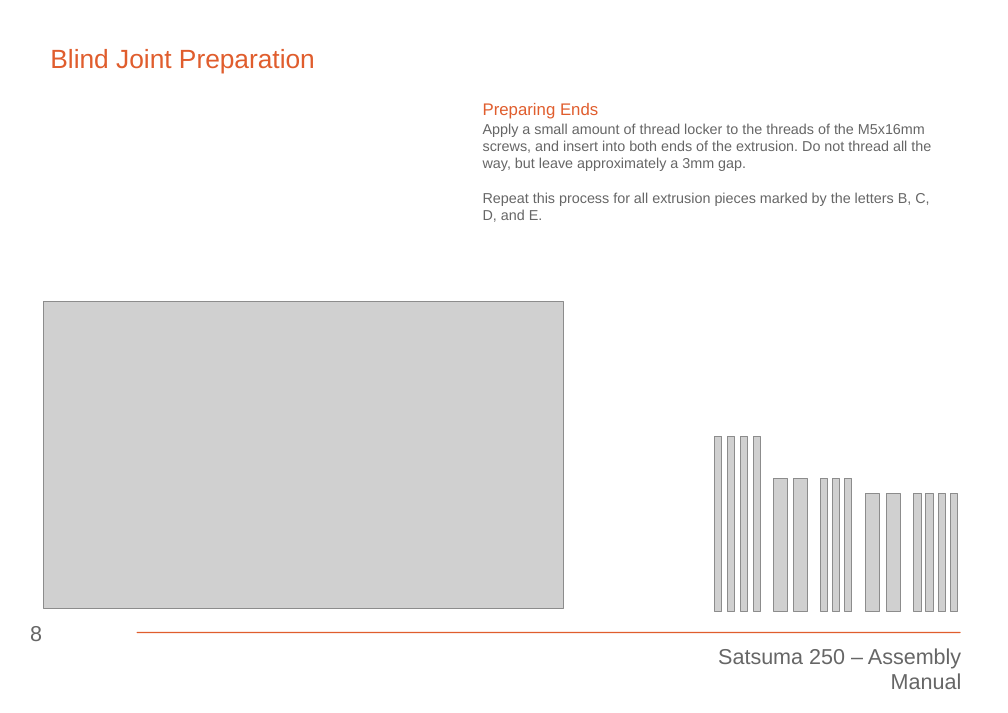
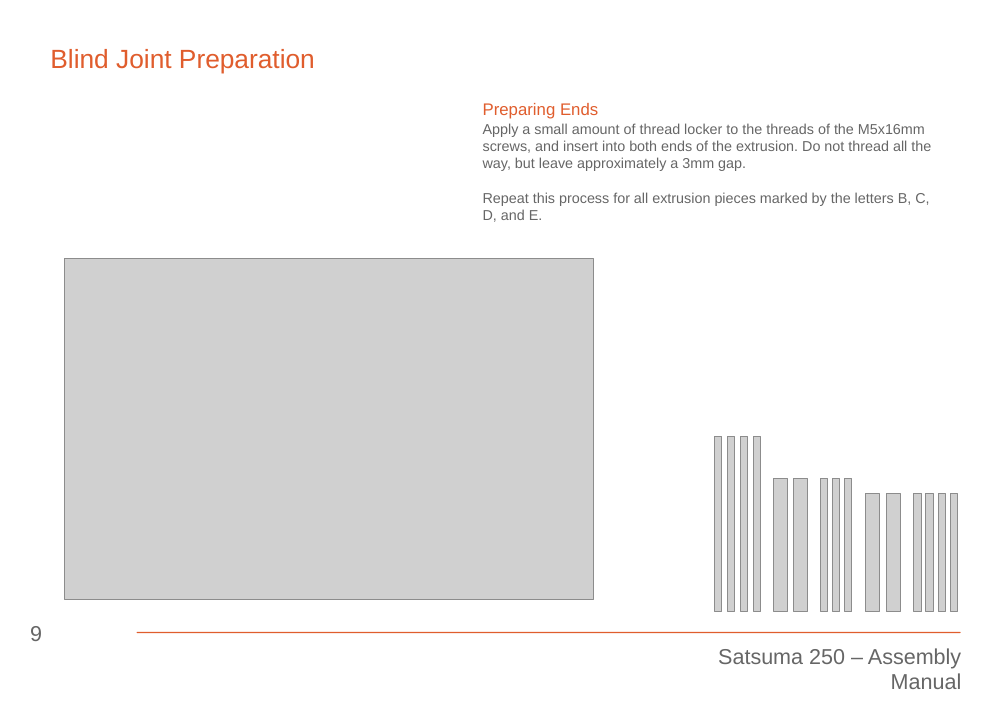
Before and after one commit to Satsuma3D/Satsuma-250, a slide deck: slide 9 of Manual/Assembly Manual.odp (slide 8 before the commit). Drawn at 1008x713 pixels with LibreOffice and Linux fonts; fonts in the diff are those of the drawing; grey boxes stand for pictures. Boxes give left, top, right and bottom in pixels: in the first picture for what was removed or moved away, otherwise in the second. Text is boxed around its words. In the diff, an @@ line names an element or a change of style, - is before the commit and + after.

```diff
--- a/Manual/Assembly Manual.odp
+++ b/Manual/Assembly Manual.odp
@@ picture: place and size @@
-picture at [43, 302, 564, 609]
+picture at [65, 259, 593, 599]
@@ page number at [30, 626, 42, 641]: text changed @@
-8
+9
```
Also in this commit, not shown: 1 slide added, 10 other files.
